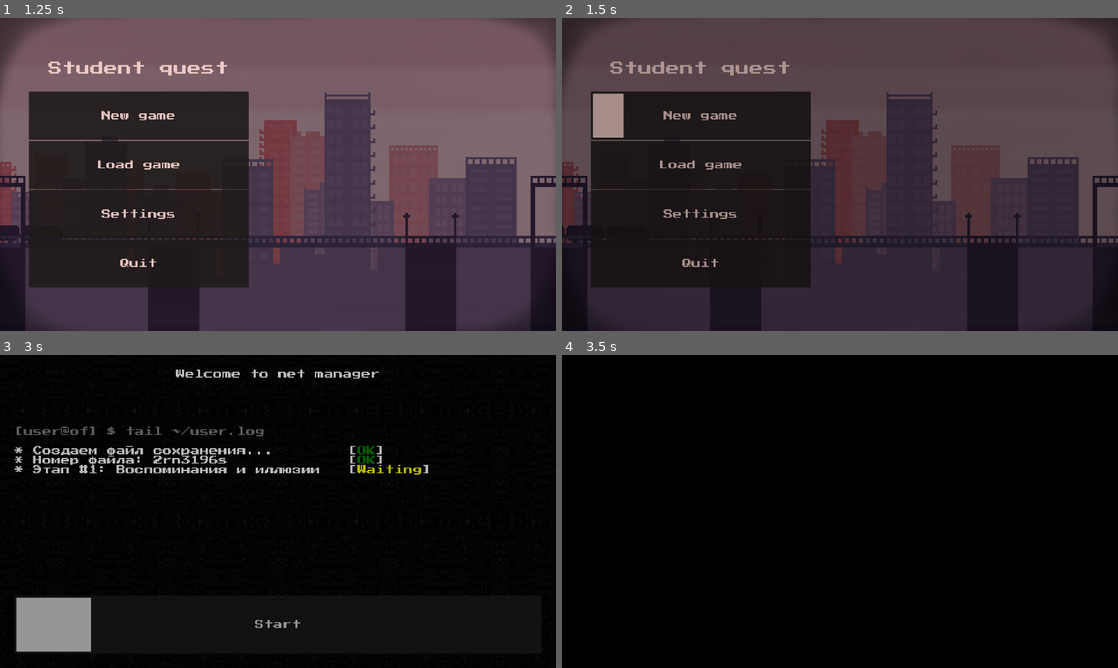
Above: before the commit, frames 1-4 (two rows, left to right).
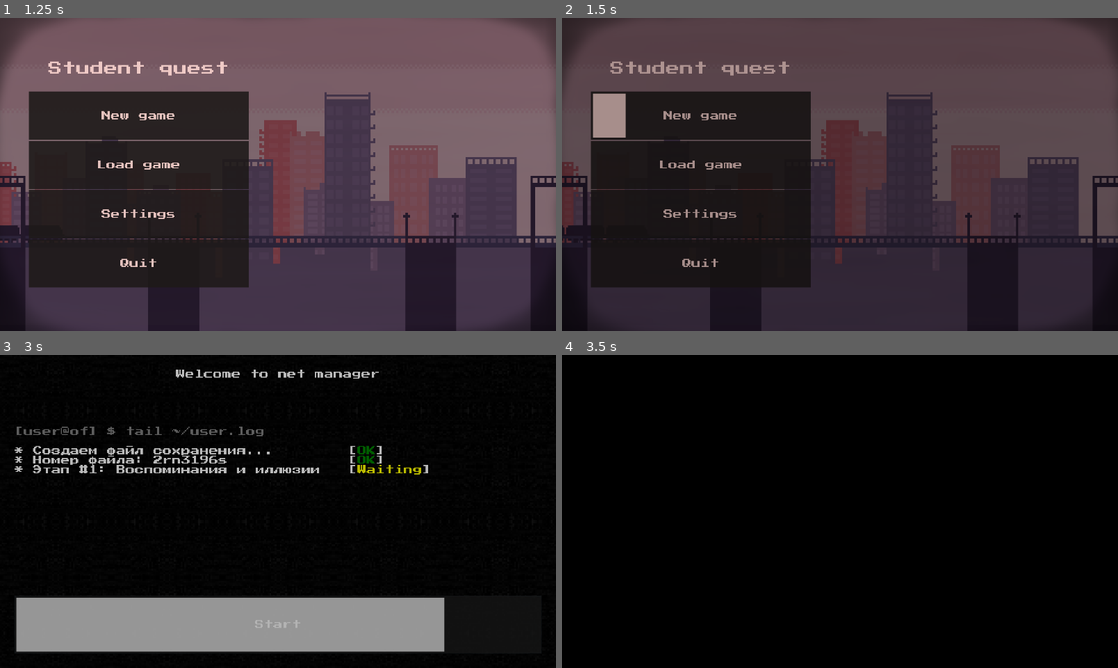
Above: after the commit, the same moments.

Repository: ordinary-dev/student-quest
Game: Godot game, scene res://Scenes/entry.tscn
The game is run twice, just before and just after one commit, with the same random seed, the same clock (stepped at 60 frames per second) and the same inputs.
Inputs:
- Up to frame 1 (1.25 s): click "New game" at 0.5 s
- Up to frame 2 (1.5 s): click "New game" at 1.25 s
- Up to frame 3 (3 s): click "Start" at 2 s; click "Start" at 2.75 s
- Up to frame 4 (3.5 s): no input

Frame 1 is identical in both runs. In frame 2, less than 0.1% of the frame differs, in the area x 11-12%, y 24-39%; in frame 3, 11%, in the area x 16-80%, y 77-95%; in frame 4, nothing differs.

Commit message:
Improve button template

Diff:
--- a/Scenes/templates/Button.tscn
+++ b/Scenes/templates/Button.tscn
@@ -6,45 +6,65 @@
 # Button template
 
 export (String) var btn_text
-export (bool) var use_animation = true
+export (bool) var enable_animation = true
+export (Array, NodePath) var text_fields
+
 onready var effect = $Tween
 onready var mrg = $MarginContainer
 onready var label = $Label
 
-export (Color) var light_color = \"#ffffff\"
-export (Color) var dark_color = \"#1e1e1e\"
+const gaps := 7
+const light_color := Color(\"#ffffff\")
+const dark_color := Color(\"#1e1e1e\")
 
-export (Array, NodePath) var text_fields
-
-var gaps : int = 7
+var time : float
 
 
 func _ready():
+	time = mrg.rect_size.x / 3000
 	label.text = btn_text
-	if use_animation:
+	if enable_animation:
 		mrg.add_constant_override(\"margin_right\", rect_size.x - gaps)
 	else:
 		mrg.visible = false
 
 
+# Called when the pause window closes
+# Otherwise, the button is displayed with a white background
+# When the player reopens the pause window
+func _hide():
+	if enable_animation:
+		# Background
+		mrg.add_constant_override(\"margin_right\", rect_size.x - gaps)
+		# Text
+		label.add_color_override(\"font_color\", light_color)
+		for i in text_fields:
+			get_node(i).add_color_override(\"font_color\", light_color)
+
+
 func _on_Mouse_Enter():
-	if use_animation:
+	if enable_animation:
+		# Background
 		effect.interpolate_property(
 			mrg, \"custom_constants/margin_right\",
-			rect_size.x - gaps, gaps, 0.25,
+			rect_size.x - gaps, gaps, time,
 			Tween.TRANS_QUAD, Tween.EASE_IN_OUT)
 		effect.start()
+		# Text
 		label.add_color_override(\"font_color\", dark_color)
 		for i in text_fields:
 			get_node(i).add_color_override(\"font_color\", dark_color)
 
+
 func _on_Mouse_Exit():
-	if use_animation:
+	if enable_animation:
+		# Background
 		effect.interpolate_property(
 			mrg, \"custom_constants/margin_right\",
-			gaps, rect_size.x - gaps, 0.25,
+			gaps, rect_size.x - gaps, time,
 			Tween.TRANS_QUAD, Tween.EASE_IN_OUT)
 		effect.start()
+		# Text
 		label.add_color_override(\"font_color\", light_color)
 		for i in text_fields:
 			get_node(i).add_color_override(\"font_color\", light_color)
--- a/Scenes/ui/Pause.tscn
+++ b/Scenes/ui/Pause.tscn
@@ -12,6 +12,7 @@
 var show_joystick := false
 export (String, FILE, \"*.tscn\") var menu_scene
 export (String, FILE, \"*.tscn\") var quit_scene
+export (Array, NodePath) var buttons
 
 
 func _process(_delta):
@@ -31,7 +32,6 @@
 		_on_Pause_pressed()
 
 
-# Кнопка паузы
 func _on_Pause_pressed() -> void:
 	enabled = true
 	FX.btn_click()
@@ -45,7 +45,6 @@
 		get_node(\"/root/Node2D/Body\").lock()
 
 
-# Кнопка возврата в игру
 func _return_to_game(play_sound : bool = true) -> void:
 	enabled = false
 	if play_sound:
@@ -53,6 +52,8 @@
 	get_node(\"MarginContainer\").visible = false
 	get_node(\"ColorRect\").visible = false
 	get_node(\"Pause\").visible = true
+	for i in buttons:
+		get_node(i)._hide()
 	if (has_node(\"/root/Node2D/Body\")):
 		get_node(\"/root/Node2D/Body\").unlock()
 	if show_joystick:
@@ -94,6 +95,7 @@
 }
 menu_scene = "res://Scenes/menu/Menu.tscn"
 quit_scene = "res://Scenes/quit.tscn"
+buttons = [ NodePath("MarginContainer/HBoxContainer/VBoxContainer/Return"), NodePath("MarginContainer/HBoxContainer/VBoxContainer/Settings"), NodePath("MarginContainer/HBoxContainer/VBoxContainer/Menu"), NodePath("MarginContainer/HBoxContainer/VBoxContainer/Quit") ]
 
 [node name="ColorRect" type="ColorRect" parent="."]
 visible = false
